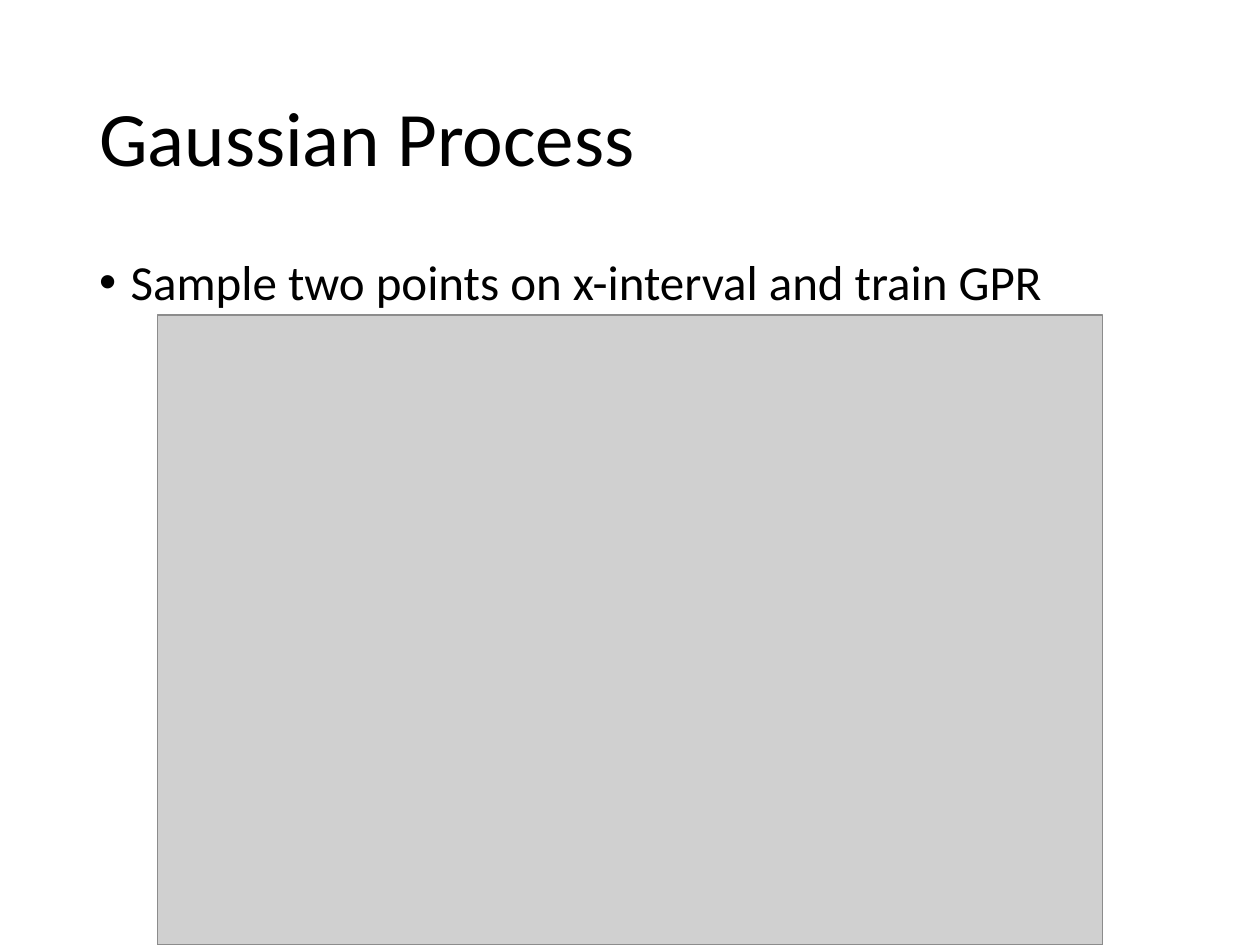
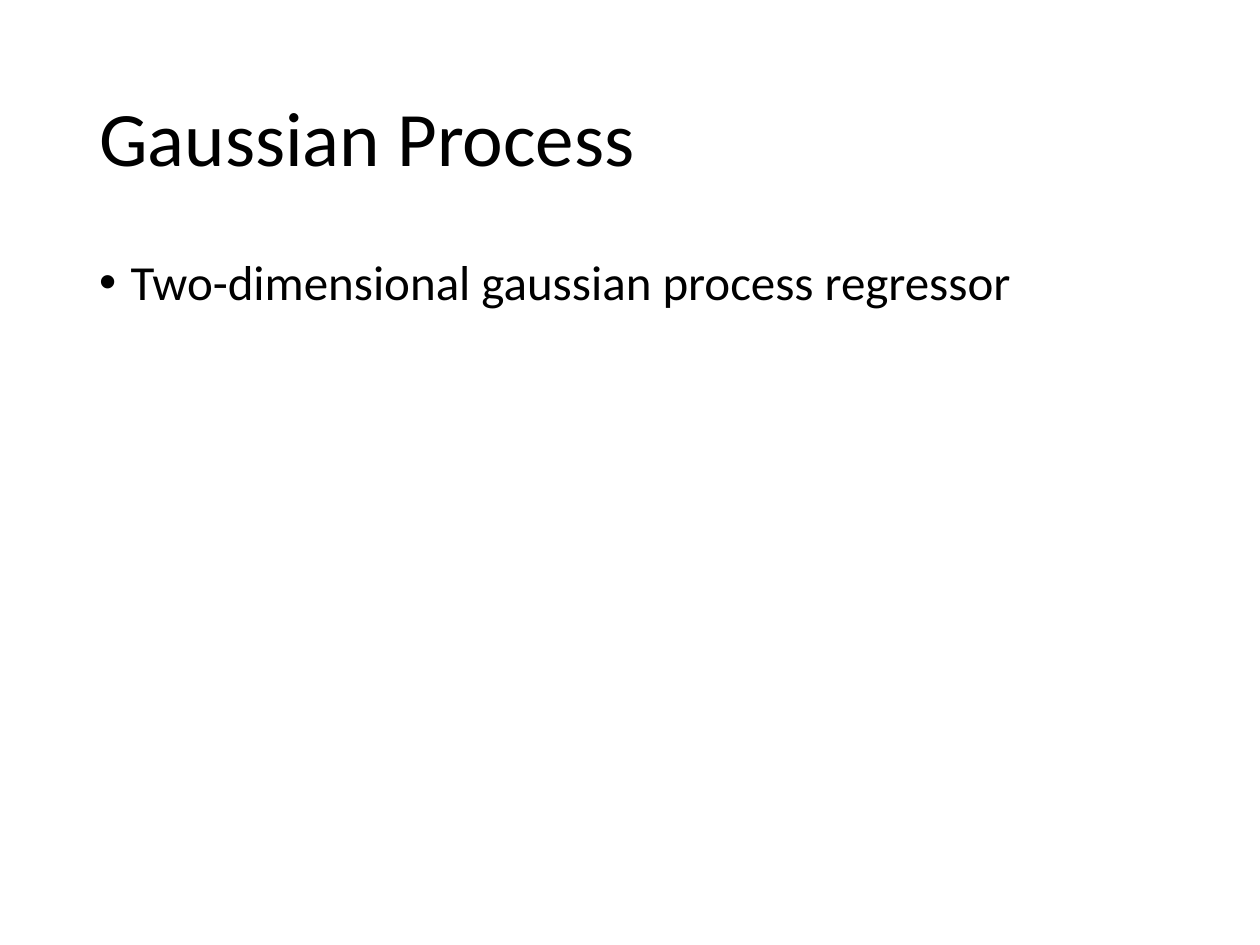
Before and after one commit to jkingphd/practical_bayes_opt, a slide deck: slide 15 of Data_science_nashville_jkk.pptx. Drawn at 1260x945 pixels with LibreOffice and Linux fonts; fonts in the diff are those of the drawing; grey boxes stand for pictures. Boxes give left, top, right and bottom in pixels: in the first picture for what was removed or moved away, otherwise in the second. Text is boxed around its words. In the diff, an @@ line names an element or a change of style, - is before the commit and + after.

Commit message:
Adding image to powerpoint and made some additional structural changes.

```diff
--- a/Data_science_nashville_jkk.pptx
+++ b/Data_science_nashville_jkk.pptx
@@ text at [131,266,1011,309]: text changed @@
-• Sample two points on x-interval and train GPR
+• Two-dimensional gaussian process regressor
@@ picture removed at [158,315,1102,945] @@
```
Also in this commit, not shown: 4 other slides changed, 1 other file.
